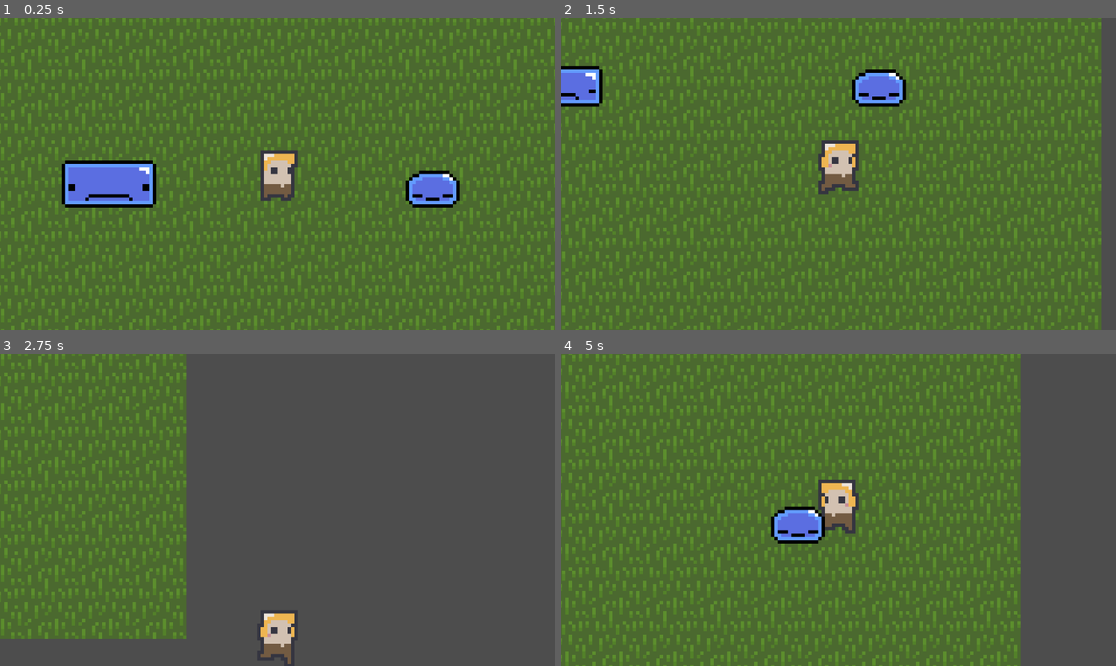
Above: before the commit, frames 1-4 (two rows, left to right).
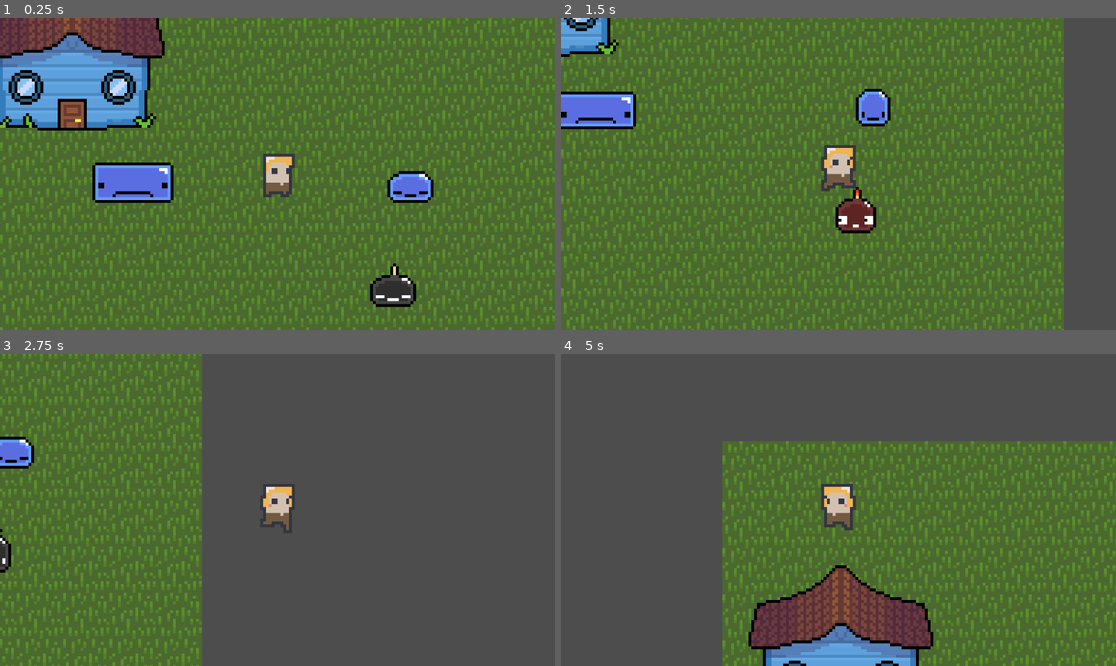
Above: after the commit, the same moments.

Repository: Z-Ahmad/vs-clone
Game: Godot game, scene res://Scenes/grass-scene.tscn
The game is run twice, just before and just after one commit, with the same random seed, the same clock (stepped at 60 frames per second) and the same inputs.
Inputs:
- Up to frame 1 (0.25 s): no input
- Up to frame 2 (1.5 s): hold Right (ui_right) 0.53-1.28 s; hold Down (ui_down) from 1.28 s (still down)
- Up to frame 3 (2.75 s): release Down (ui_down) at 2.03 s; hold Right (ui_right) from 2.03 s (still down)
- Up to frame 4 (5 s): release Right (ui_right) at 2.78 s; hold Up (ui_up) 2.78-3.53 s; hold Left (ui_left) from 3.53 s (still down)

The runs differ from the first frame. In frame 1, 32% of the frame differs, in the area x 0-100%, y 0-100%; in frame 2, 30%; in frame 3, 14%; in frame 4, 71%.

Commit message:
added house and bomb slime to test scene,
bomb slime detects player and triggers fuse and explosion animations, still buggy

Diff:
--- /dev/null
+++ b/Scenes/bomb-slime.tscn
@@ -0,0 +1,139 @@
+[gd_scene load_steps=17 format=3 uid="uid://cah1see1hflp4"]
+
+[ext_resource type="Texture2D" uid="uid://boi6li8ku7j6r" path="res://Sprites/bomb-slime.png" id="1_bd0na"]
+[ext_resource type="Script" path="res://Scenes/bomb_slime.gd" id="1_x36ap"]
+
+[sub_resource type="CircleShape2D" id="CircleShape2D_tp5i2"]
+radius = 6.0
+
+[sub_resource type="AtlasTexture" id="AtlasTexture_h0s3c"]
+atlas = ExtResource("1_bd0na")
+region = Rect2(0, 32, 16, 16)
+
+[sub_resource type="AtlasTexture" id="AtlasTexture_ehis0"]
+atlas = ExtResource("1_bd0na")
+region = Rect2(16, 32, 16, 16)
+
+[sub_resource type="AtlasTexture" id="AtlasTexture_h1ulj"]
+atlas = ExtResource("1_bd0na")
+region = Rect2(32, 32, 16, 16)
+
+[sub_resource type="AtlasTexture" id="AtlasTexture_eo1ry"]
+atlas = ExtResource("1_bd0na")
+region = Rect2(0, 0, 16, 16)
+
+[sub_resource type="AtlasTexture" id="AtlasTexture_tt2br"]
+atlas = ExtResource("1_bd0na")
+region = Rect2(16, 0, 16, 16)
+
+[sub_resource type="AtlasTexture" id="AtlasTexture_7alv4"]
+atlas = ExtResource("1_bd0na")
+region = Rect2(32, 0, 16, 16)
+
+[sub_resource type="AtlasTexture" id="AtlasTexture_7um0t"]
+atlas = ExtResource("1_bd0na")
+region = Rect2(48, 0, 16, 16)
+
+[sub_resource type="AtlasTexture" id="AtlasTexture_0gptu"]
+atlas = ExtResource("1_bd0na")
+region = Rect2(64, 0, 16, 16)
+
+[sub_resource type="AtlasTexture" id="AtlasTexture_ykiw6"]
+atlas = ExtResource("1_bd0na")
+region = Rect2(0, 16, 16, 16)
+
+[sub_resource type="AtlasTexture" id="AtlasTexture_35nfs"]
+atlas = ExtResource("1_bd0na")
+region = Rect2(16, 16, 16, 16)
+
+[sub_resource type="AtlasTexture" id="AtlasTexture_ddy8r"]
+atlas = ExtResource("1_bd0na")
+region = Rect2(32, 16, 16, 16)
+
+[sub_resource type="AtlasTexture" id="AtlasTexture_jl72j"]
+atlas = ExtResource("1_bd0na")
+region = Rect2(48, 16, 16, 16)
+
+[sub_resource type="SpriteFrames" id="SpriteFrames_4jms3"]
+animations = [{
+"frames": [{
+"duration": 1.0,
+"texture": SubResource("AtlasTexture_h0s3c")
+}, {
+"duration": 1.0,
+"texture": SubResource("AtlasTexture_ehis0")
+}, {
+"duration": 1.0,
+"texture": SubResource("AtlasTexture_h1ulj")
+}],
+"loop": true,
+"name": &"explosion",
+"speed": 3.0
+}, {
+"frames": [{
+"duration": 1.0,
+"texture": SubResource("AtlasTexture_eo1ry")
+}, {
+"duration": 1.0,
+"texture": SubResource("AtlasTexture_tt2br")
+}, {
+"duration": 1.0,
+"texture": SubResource("AtlasTexture_7alv4")
+}, {
+"duration": 1.0,
+"texture": SubResource("AtlasTexture_7um0t")
+}, {
+"duration": 1.0,
+"texture": SubResource("AtlasTexture_0gptu")
+}, {
+"duration": 1.0,
+"texture": SubResource("AtlasTexture_7um0t")
+}, {
+"duration": 1.0,
+"texture": SubResource("AtlasTexture_0gptu")
+}, {
+"duration": 1.0,
+"texture": SubResource("AtlasTexture_7um0t")
+}, {
+"duration": 1.0,
+"texture": SubResource("AtlasTexture_0gptu")
+}, {
+"duration": 1.0,
+"texture": SubResource("AtlasTexture_7um0t")
+}, {
+"duration": 1.0,
+"texture": SubResource("AtlasTexture_0gptu")
+}],
+"loop": true,
+"name": &"fuse",
+"speed": 7.0
+}, {
+"frames": [{
+"duration": 1.0,
+"texture": SubResource("AtlasTexture_ykiw6")
+}, {
+"duration": 1.0,
+"texture": SubResource("AtlasTexture_35nfs")
+}, {
+"duration": 1.0,
+"texture": SubResource("AtlasTexture_ddy8r")
+}, {
+"duration": 1.0,
+"texture": SubResource("AtlasTexture_jl72j")
+}],
+"loop": true,
+"name": &"idle",
+"speed": 5.0
+}]
+
+[node name="bomb-slime" type="CharacterBody2D"]
+script = ExtResource("1_x36ap")
+
+[node name="CollisionShape2D" type="CollisionShape2D" parent="."]
+shape = SubResource("CircleShape2D_tp5i2")
+
+[node name="AnimatedSprite2D" type="AnimatedSprite2D" parent="."]
+sprite_frames = SubResource("SpriteFrames_4jms3")
+animation = &"explosion"
+autoplay = "idle"
+frame_progress = 0.491409
--- /dev/null
+++ b/Scenes/bomb_slime.gd
@@ -0,0 +1,48 @@
+extends CharacterBody2D
+
+@onready var animated_sprite = $AnimatedSprite2D
+var player = null
+var is_fusing = false
+const DETECTION_RADIUS = 30.0
+
+func _ready():
+	player = get_node("/root/Node2D/Player")
+	print("Player reference: ", player)
+	animated_sprite.play("idle")
+	print("Available animations: ", animated_sprite.sprite_frames.get_animation_names())
+	# Get the sprite frames resource
+	var frames = animated_sprite.sprite_frames
+	# Set loop to false for specific animations
+	frames.set_animation_loop("fuse", false)
+	frames.set_animation_loop("explosion", false)
+
+func _process(_delta):
+	if !player:
+		print("No player reference!")
+		return
+
+	var distance = global_position.distance_to(player.global_position)
+	print("Distance to player: ", distance)
+
+	if distance <= DETECTION_RADIUS:
+		print("Player in range! Is fusing: ", is_fusing)
+		if !is_fusing:
+			# Start fuse sequence
+			is_fusing = true
+			animated_sprite.play("fuse")
+			print("Starting fuse animation")
+			# Wait for fuse animation to complete
+			await animated_sprite.animation_finished
+			if distance <= DETECTION_RADIUS:
+				print("BOOM!")
+				# Player still in range, explode!
+				animated_sprite.play("explosion", false)
+				await animated_sprite.animation_finished
+				print("Explosion finished, removing node")
+				queue_free()
+	else:
+		# Reset if player moves away
+		if is_fusing:
+			print("Player escaped! Resetting...")
+		is_fusing = false
+		animated_sprite.play("idle")
--- a/Scenes/grass-scene.tscn
+++ b/Scenes/grass-scene.tscn
@@ -1,9 +1,11 @@
-[gd_scene load_steps=8 format=4 uid="uid://dl70cbo58d04o"]
+[gd_scene load_steps=10 format=4 uid="uid://dl70cbo58d04o"]
 
 [ext_resource type="Texture2D" uid="uid://t08rh3rchapx" path="res://Sprites/grass.png" id="1_djgw8"]
 [ext_resource type="PackedScene" uid="uid://c6sc63wpahtv8" path="res://Scenes/player.tscn" id="2_5q0tj"]
 [ext_resource type="PackedScene" uid="uid://qx6qdovwcaqm" path="res://Scenes/slime.tscn" id="3_hi0yi"]
 [ext_resource type="PackedScene" uid="uid://xky4pp1xkytn" path="res://Scenes/long-slime.tscn" id="4_2h8hc"]
+[ext_resource type="PackedScene" uid="uid://cah1see1hflp4" path="res://Scenes/bomb-slime.tscn" id="5_8ito8"]
+[ext_resource type="PackedScene" uid="uid://j1huhjnm6yr4" path="res://Scenes/house.tscn" id="6_pnnhu"]
 
 [sub_resource type="TileSetAtlasSource" id="TileSetAtlasSource_dsj06"]
 texture = ExtResource("1_djgw8")
@@ -21,12 +23,12 @@
 tile_map_data = PackedByteArray("AAD9//3/AAAAAAAAAAD9//7/AAAAAAAAAAD9////AAAAAAAAAAD9/wAAAAAAAAAAAAD9/wEAAAAAAAAAAAD9/w …(3056 unchanged characters)…
 tile_set = SubResource("TileSet_and2b")
 
-[node name="CharacterBody2D" parent="." instance=ExtResource("2_5q0tj")]
+[node name="Player" parent="." instance=ExtResource("2_5q0tj")]
 position = Vector2(0, 2)
 
-[node name="Camera2D" type="Camera2D" parent="CharacterBody2D"]
+[node name="Camera2D" type="Camera2D" parent="Player"]
 position = Vector2(0, -2)
-zoom = Vector2(7, 7)
+zoom = Vector2(6, 6)
 limit_bottom = 120
 
 [node name="Area2D" type="Area2D" parent="."]
@@ -40,3 +42,9 @@
 
 [node name="CharacterBody2D3" parent="." instance=ExtResource("4_2h8hc")]
 position = Vector2(-50, 2)
+
+[node name="CharacterBody2D4" parent="." instance=ExtResource("5_8ito8")]
+position = Vector2(40, 38)
+
+[node name="StaticBody2D" parent="." instance=ExtResource("6_pnnhu")]
+position = Vector2(-71, -47)
--- /dev/null
+++ b/Scenes/house.tscn
@@ -0,0 +1,15 @@
+[gd_scene load_steps=3 format=3 uid="uid://j1huhjnm6yr4"]
+
+[ext_resource type="Texture2D" uid="uid://dkf3nsurpibsr" path="res://Sprites/house-1.png" id="1_o6dj7"]
+
+[sub_resource type="RectangleShape2D" id="RectangleShape2D_7ghlf"]
+size = Vector2(49, 24)
+
+[node name="house" type="StaticBody2D"]
+
+[node name="Sprite2D" type="Sprite2D" parent="."]
+texture = ExtResource("1_o6dj7")
+
+[node name="CollisionShape2D" type="CollisionShape2D" parent="."]
+position = Vector2(0.5, 18)
+shape = SubResource("RectangleShape2D_7ghlf")
--- a/Scenes/long-slime.tscn
+++ b/Scenes/long-slime.tscn
@@ -41,7 +41,7 @@
 "speed": 5.0
 }]
 
-[node name="CharacterBody2D" type="CharacterBody2D"]
+[node name="long-slime" type="CharacterBody2D"]
 
 [node name="CollisionShape2D" type="CollisionShape2D" parent="."]
 position = Vector2(-0.5, 1.5)
@@ -51,4 +51,4 @@
 sprite_frames = SubResource("SpriteFrames_tk58d")
 animation = &"idle"
 autoplay = "idle"
-frame_progress = 0.126904
+frame_progress = 0.629363
--- a/Scenes/slime.tscn
+++ b/Scenes/slime.tscn
@@ -38,10 +38,10 @@
 }],
 "loop": true,
 "name": &"default",
-"speed": 3.0
+"speed": 4.0
 }]
 
-[node name="CharacterBody2D" type="CharacterBody2D"]
+[node name="slime" type="CharacterBody2D"]
 
 [node name="CollisionShape2D" type="CollisionShape2D" parent="."]
 position = Vector2(0, 1)
@@ -50,4 +50,4 @@
 [node name="AnimatedSprite2D" type="AnimatedSprite2D" parent="."]
 sprite_frames = SubResource("SpriteFrames_hi65y")
 autoplay = "default"
-frame_progress = 0.855272
+frame_progress = 0.293313
Binary file added: Sprites/bomb-slime.png
Not shown, added: Sprites/bomb-slime.png.import
Binary file added: Sprites/house-1.png
Not shown, added: Sprites/house-1.png.import
